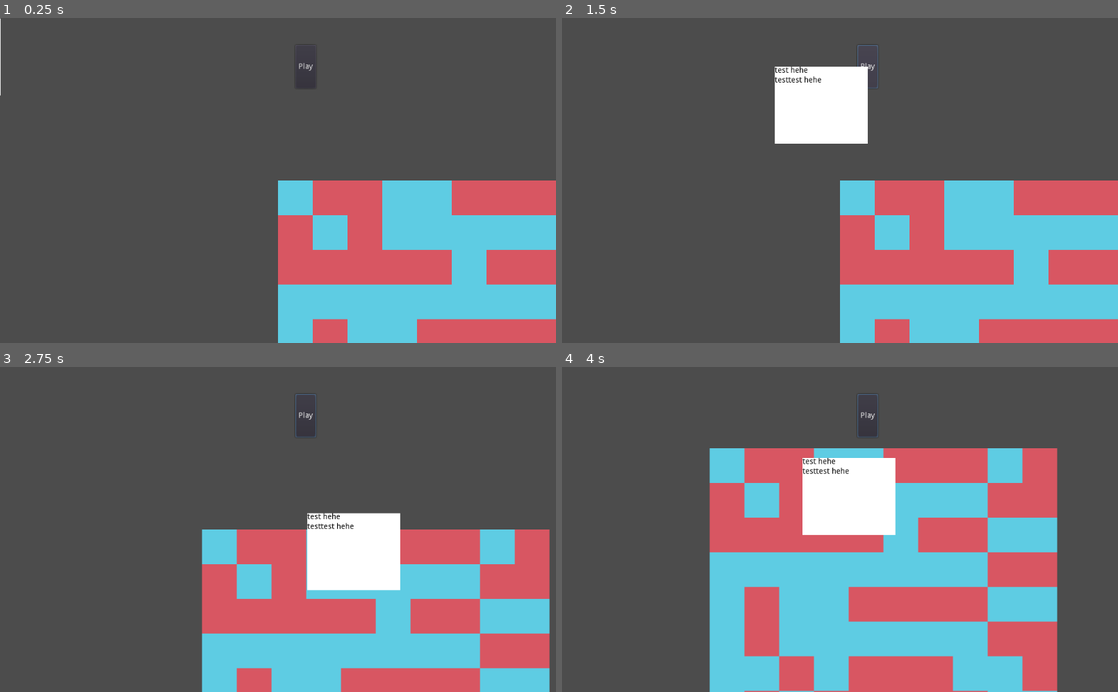
Above: before the commit, frames 1-4 (two rows, left to right).
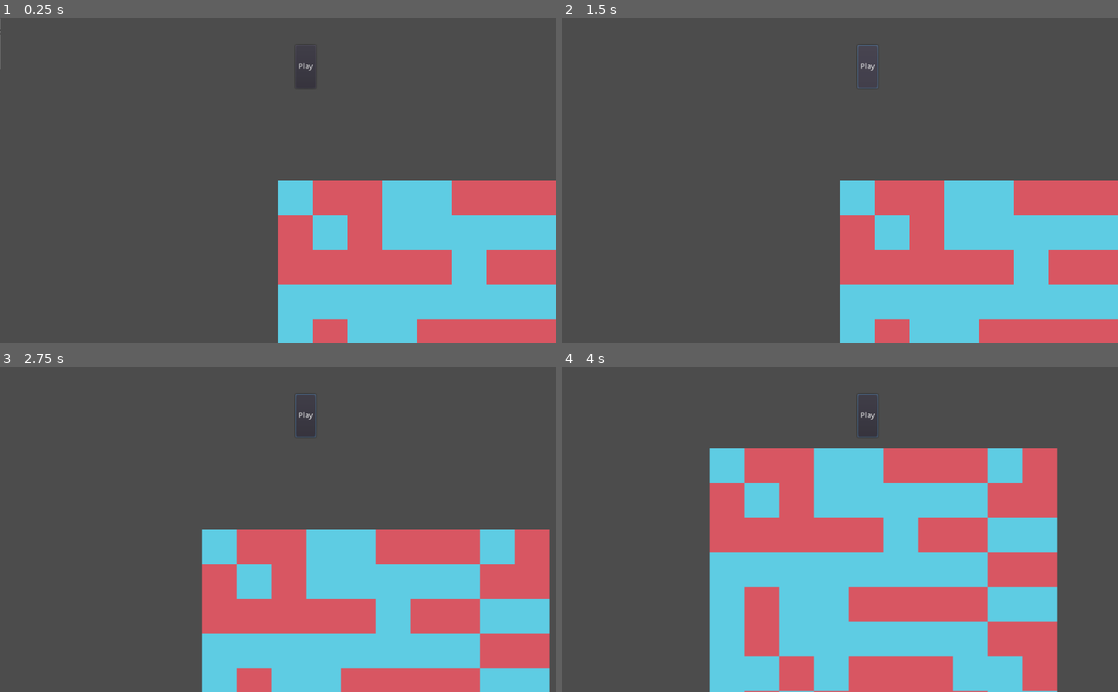
Above: after the commit, the same moments.

Repository: Physictype/Gerrymandering-Game
Game: Godot game, scene res://Main.tscn
Same seed, same stepped clock (60 frames per second), same inputs: the game is played once before the commit and once after it.
Inputs (mouse positions are in pixels of both pictures, inside the frame that each line leads up to):
- Up to frame 1 (0.25 s): no input
- Up to frame 2 (1.5 s): click "Play" at 0.5 s; click "Play" at 1.25 s
- Up to frame 3 (2.75 s): tap Enter at 2 s; move the mouse to (400, 513) at 2.02 s; press the mouse at (400, 513) at 2.03 s; hold Right (ui_right) from 2.03 s (still down)
- Up to frame 4 (4 s): move the mouse to (728, 545) at 2.77 s; release Right (ui_right) at 2.78 s; release the mouse at (728, 545) at 2.78 s; hold Down (ui_down) 2.78-3.53 s; click (728, 545) at 2.85 s; move the mouse to (895, 458) at 3.52 s; hold Right (ui_right) from 3.53 s (still down); hold Right mouse button (right_button_clicked) from 3.53 s (still down); click (895, 458) at 3.8 s

The runs differ from the first frame. In frame 1, less than 0.1% of the frame differs, in the area x 0-1%, y 0-24%; in frame 2, 3.9%; in frame 3, 4.0%, in the area x 55-72%, y 44-69%; in frame 4, 4.0%.
Error in both runs: Invalid get index 'party' (on base: 'Nil'). (res://District.gd:24)

Commit message:
work, idk

Diff:
--- a/Game UI.tscn
+++ b/Game UI.tscn
@@ -1,8 +1,15 @@
-[gd_scene load_steps=4 format=2]
+[gd_scene load_steps=7 format=2]
 
 [ext_resource path="res://StateMachine.gd" type="Script" id=1]
 [ext_resource path="res://UI States/Idle.gd" type="Script" id=2]
 [ext_resource path="res://DistrictTooltip.gd" type="Script" id=3]
+[ext_resource path="res://UI States/Drawing.gd" type="Script" id=4]
+
+[sub_resource type="StyleBoxFlat" id=1]
+bg_color = Color( 1, 0, 0, 1 )
+
+[sub_resource type="StyleBoxFlat" id=2]
+bg_color = Color( 0.0705882, 0, 1, 1 )
 
 [node name="CanvasLayer" type="CanvasLayer"]
 
@@ -12,6 +19,10 @@
 
 [node name="UIIdle" type="Node" parent="States"]
 script = ExtResource( 2 )
+ui_on = [ NodePath("../../Node2D/Control") ]
+
+[node name="UIDrawing" type="Node" parent="States"]
+script = ExtResource( 4 )
 
 [node name="Game UI" type="Control" parent="."]
 anchor_right = 1.0
@@ -32,25 +43,41 @@
 
 [node name="Control" type="Control" parent="Node2D"]
 margin_left = -171.0
-margin_bottom = 142.0
+margin_bottom = 94.0
 
 [node name="ColorRect" type="ColorRect" parent="Node2D/Control"]
 anchor_right = 1.0
 anchor_bottom = 1.0
+color = Color( 0.521569, 0.521569, 0.521569, 0.666667 )
 
 [node name="VBoxContainer" type="VBoxContainer" parent="Node2D/Control"]
-margin_right = 40.0
-margin_bottom = 40.0
+anchor_right = 1.0
+anchor_bottom = 1.0
 
 [node name="Title" type="Label" parent="Node2D/Control/VBoxContainer"]
-margin_right = 86.0
+margin_right = 171.0
 margin_bottom = 14.0
 custom_colors/font_color = Color( 0, 0, 0, 1 )
 text = "test hehe"
+align = 1
 
-[node name="hehe" type="Label" parent="Node2D/Control/VBoxContainer"]
+[node name="HBoxContainer" type="HBoxContainer" parent="Node2D/Control/VBoxContainer"]
 margin_top = 18.0
-margin_right = 86.0
+margin_right = 171.0
 margin_bottom = 32.0
+size_flags_horizontal = 3
+
+[node name="ProgressBar" type="ProgressBar" parent="Node2D/Control/VBoxContainer/HBoxContainer"]
+margin_right = 143.0
+margin_bottom = 14.0
+size_flags_horizontal = 3
+custom_styles/fg = SubResource( 1 )
+custom_styles/bg = SubResource( 2 )
+value = 50.0
+
+[node name="stest" type="Label" parent="Node2D/Control/VBoxContainer/HBoxContainer"]
+margin_left = 147.0
+margin_right = 171.0
+margin_bottom = 14.0
 custom_colors/font_color = Color( 0, 0, 0, 1 )
-text = "testtest hehe"
+text = "arst"
--- a/Main.tscn
+++ b/Main.tscn
@@ -17,7 +17,7 @@
 script = ExtResource( 2 )
 speed = 100
 
-[node name="Game UI" parent="Camera2D" instance=ExtResource( 3 )]
+[node name="CanvasLayer" parent="Camera2D" instance=ExtResource( 3 )]
 
 [node name="GameState" type="Node" parent="."]
 script = ExtResource( 4 )
@@ -29,13 +29,9 @@
 [node name="GameStateRunning" type="Node" parent="GameState"]
 script = ExtResource( 6 )
 
-[connection signal="not_over_district" from="Grid/Districts/StateMachine/DistrictIdle" to="Camera2D/Game UI/Node2D" method="_on_DistrictIdle_not_over_district"]
-[connection signal="over_district" from="Grid/Districts/StateMachine/DistrictIdle" to="Camera2D/Game UI/Node2D" method="_on_DistrictIdle_over_district"]
-[connection signal="pressed" from="Camera2D/Game UI/Game UI/PlayButton" to="GameState/GameStatePlanning" method="_on_PlayButton_pressed"]
 [connection signal="input_off" from="GameState" to="Grid" method="_on_GameState_input_off"]
 [connection signal="input_off" from="GameState" to="Grid/Districts/StateMachine" method="_on_GameState_input_off"]
 [connection signal="input_off" from="GameState" to="Grid/SwitchTimer" method="_on_GameState_input_off"]
 
 [editable path="Grid"]
 [editable path="Grid/Districts"]
-[editable path="Camera2D/Game UI"]
--- /dev/null
+++ b/UI States/Drawing.gd
@@ -0,0 +1,17 @@
+extends UI_State
+class_name UIDrawing
+
+# Declare member variables here. Examples:
+# var a = 2
+# var b = "text"
+
+
+# Called when the node enters the scene tree for the first time.
+func _enter(msg := {}):
+	pass
+
+
+# Called every frame. 'delta' is the elapsed time since the previous frame.
+func update(delta):
+	if Input.is_action_just_pressed("escape"):
+		state_machine.transition_to("UIIdle")
--- a/UI States/Idle.gd
+++ b/UI States/Idle.gd
@@ -5,8 +5,11 @@
 	pass
 
 
-func update(_delta: float):
-	pass
+# Called every frame. 'delta' is the elapsed time since the previous frame.
+func update(delta):
+	if Input.is_action_just_pressed("left_button_clicked"):
+		print("E!")
+		state_machine.transition_to("UIDrawing")
 
 
 func physics_update(_delta: float):
@@ -17,5 +20,6 @@
 	.enter()
 
 
+
 func exit():
 	.exit()
--- /dev/null
+++ b/UI States/OverDistrict.gd
@@ -0,0 +1,17 @@
+extends UI_State
+class_name UIOverDistrict
+
+var district: District
+var tooltip_data
+
+func enter(msg := {}):
+	district = msg["district"]
+
+func update(_delta):
+	tooltip_data.get_child(0).text = district.get_instance_id()
+	tooltip_data.get_child(1).get_child(0).
+
+
+# Called every frame. 'delta' is the elapsed time since the previous frame.
+#func _process(delta):
+#	pass
--- a/project.godot
+++ b/project.godot
@@ -55,9 +55,19 @@
 "path": "res://StateMachine.gd"
 }, {
 "base": "UI_State",
+"class": "UIDrawing",
+"language": "GDScript",
+"path": "res://UI States/Drawing.gd"
+}, {
+"base": "UI_State",
 "class": "UIIdle",
 "language": "GDScript",
 "path": "res://UI States/Idle.gd"
+}, {
+"base": "UI_State",
+"class": "UIOverDistrict",
+"language": "GDScript",
+"path": "res://UI States/OverDistrict.gd"
 }, {
 "base": "State",
 "class": "UI_State",
@@ -74,7 +84,9 @@
 "GameStateRunning": "",
 "State": "",
 "StateMachine": "",
+"UIDrawing": "",
 "UIIdle": "",
+"UIOverDistrict": "",
 "UI_State": ""
 }
 
Not shown, changed: .mono/metadata/ide_messaging_meta.txt
